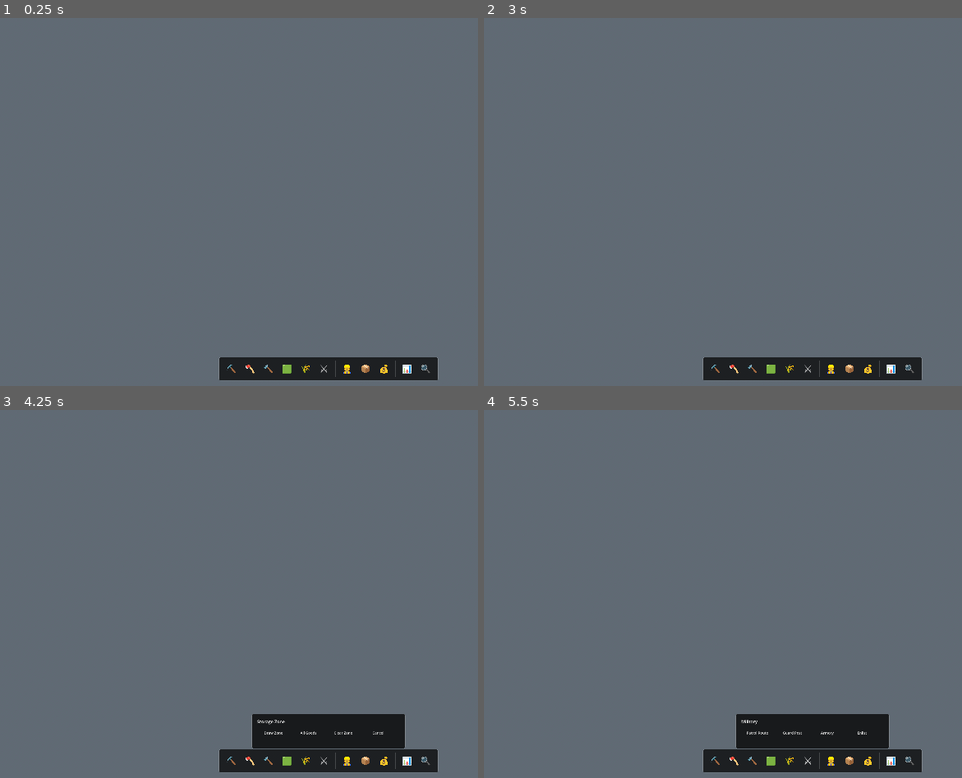
Above: before the commit, frames 1-4 (two rows, left to right).
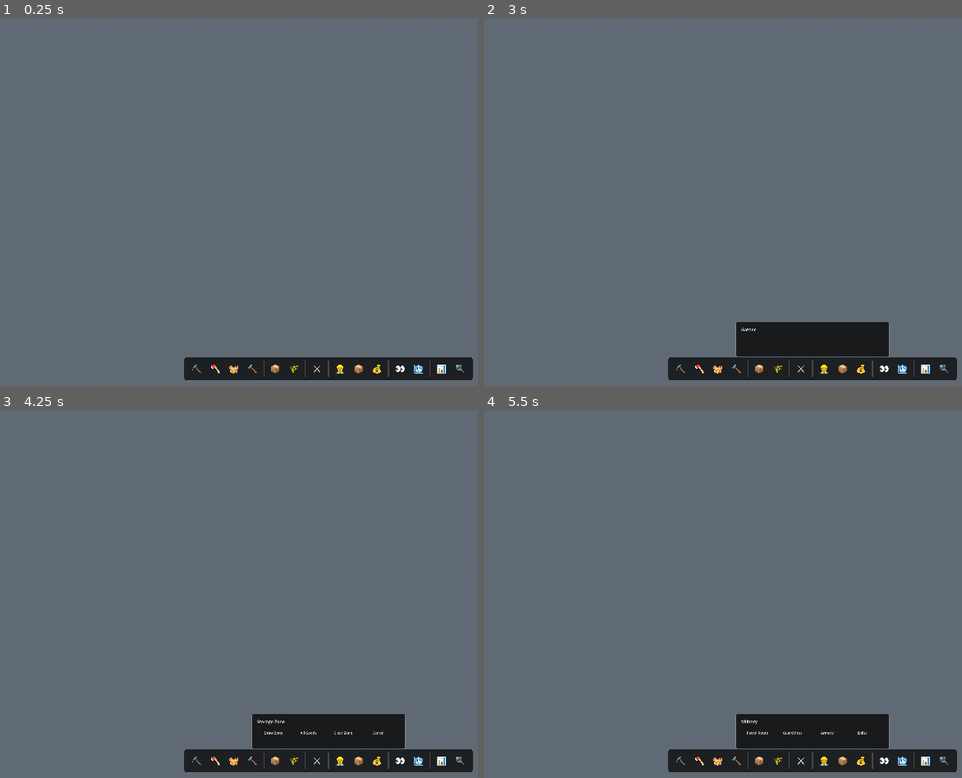
Above: after the commit, the same moments.

Repository: akadic10/Deepdraft
Game: Godot game, scene res://scenes/main/debug_world.tscn
Same seed, same stepped clock (60 frames per second), same inputs: the game is played once before the commit and once after it.
Inputs (mouse positions are in pixels of both pictures, inside the frame that each line leads up to):
- Up to frame 1 (0.25 s): no input
- Up to frame 2 (3 s): click "⛏️" at 0.5 s; click "🪓" at 1.25 s; click "🔨" at 2 s; click (718, 367) at 2.75 s, where only the run after the commit has a clickable "🧺"
- Up to frame 3 (4.25 s): click "🟩" (after the commit: "📦") at 3.5 s
- Up to frame 4 (5.5 s): click "🌾" at 4.25 s; click "⚔️" at 5 s

The runs differ from the first frame. In frame 1, 1.5% of the frame differs, in the area x 38-99%, y 92-99%; in frame 2, 4.5%, in the area x 38-99%, y 82-99%; in frame 3, 1.5%; in frame 4, 1.5%.

Commit message:
June2nd start

Diff:
--- a/data/ui/dock.json
+++ b/data/ui/dock.json
@@ -20,6 +20,14 @@
       "target": "chop"
     },
     {
+      "id": "gather",
+      "emoji": "🧺",
+      "label": "Gather",
+      "tooltip": "Designate things fo gathering",
+      "action": "open_panel",
+      "target": "gather"
+    },
+    {
       "id": "build",
       "emoji": "🔨",
       "label": "Build",
@@ -27,9 +35,10 @@
       "action": "open_panel",
       "target": "build"
     },
+    { "type": "separator" },
     {
       "id": "storage_zone",
-      "emoji": "🟩",
+      "emoji": "📦",
       "label": "Storage Zone",
       "tooltip": "Draw a rectangle to designate ground storage areas",
       "action": "open_panel",
@@ -43,6 +52,7 @@
       "action": "open_panel",
       "target": "farm"
     },
+    { "type": "separator" },
     {
       "id": "military",
       "emoji": "⚔️",
@@ -78,6 +88,23 @@
     },
     { "type": "separator" },
     {
+      "id": "slice",
+      "emoji": "👀",
+      "label": "Slice",
+      "tooltip": "Slice view",
+      "action": "toggle_window",
+      "target": "slice"
+    },
+    {
+      "id": "xray",
+      "emoji": "🩻",
+      "label": "X-Ray",
+      "tooltip": "xray view",
+      "action": "toggle_window",
+      "target": "xray"
+    },
+    { "type": "separator" },
+    {
       "id": "world_info",
       "emoji": "📊",
       "label": "World",
--- a/scripts/systems/WorldRenderer.gd
+++ b/scripts/systems/WorldRenderer.gd
@@ -52,11 +52,14 @@
 ## This doubles per-column generation cost across the whole world, so it stays
 ## off in normal runs. Validation has held at 0 mismatches / 1,048,576 columns.
 @export var overview_validate_block_ids: bool = false
-## Debug only. When true, _rebuild_overview_tile accumulates per-section timing
+## Debug only. When true, the overview tile build accumulates per-section timing
 ## (surface loop, side build, top merge, mesh creation) and prints the breakdown
 ## plus the single slowest tile when the full overview completes.
-## TEMPORARILY DEFAULTED TRUE for profiling - set back to false once measured.
-@export var overview_profile: bool = true
+@export var overview_profile: bool = false
+## When true, each frame's batch of overview tiles is built in parallel on a
+## WorkerThreadPool; the main thread only assigns the finished meshes. Set false
+## to fall back to the synchronous per-tile build (e.g. to isolate a problem).
+@export var overview_threaded: bool = true
 
 # ── Internal state ────────────────────────────────────────────────────────────
 
@@ -89,8 +92,17 @@
 var _overview_tile_stats: Dictionary = {}
 var _dirty_overview_tiles: Array[Vector2i] = []
 var _dirty_overview_tile_set: Dictionary = {}
-var _overview_tile_side_faces_working: int = 0
 var _visual_cut_blocks: Dictionary = {}
+# Immutable cut-block snapshot read by the overview build (incl. worker threads).
+# Set on the main thread before each drain so workers never read the live
+# _visual_cut_blocks while mining could mutate it.
+var _ovt_cut: Dictionary = {}
+# Group-task scratch for the threaded overview build (main thread sets these
+# before dispatch; workers read _ovt_batch/_ovt_season read-only and write their
+# own disjoint _ovt_results slot).
+var _ovt_batch: Array[Vector2i] = []
+var _ovt_results: Array = []
+var _ovt_season: String = ""
 # Per-section profiling accumulators (usec), only written when overview_profile.
 var _ovp_loop_usec: int = 0
 var _ovp_sides_usec: int = 0
@@ -959,8 +971,6 @@
 	if top_y <= bottom_y:
 		return
 
-	_overview_tile_side_faces_working += 1
-
 	var base := verts.size()
 	verts.append(Vector3(a.x, top_y, a.z))
 	verts.append(Vector3(b.x, top_y, b.z))
@@ -1249,39 +1259,70 @@
 
 
 func _drain_overview_tile_queue() -> void:
-	var built := 0
-	while _dirty_overview_tiles.size() > 0 and built < overview_tiles_per_frame:
+	if _dirty_overview_tiles.is_empty():
+		return
+	# Read-only-during-build state, set once on the main thread before any worker
+	# runs: side rock color, cut-block snapshot, and season.
+	_cache_overview_side_colors(WorldClock.season)
+	_ovt_cut = _visual_cut_blocks.duplicate()
+	_ovt_season = WorldClock.season
+
+	# Pull this frame's batch off the dirty queue.
+	var batch: Array[Vector2i] = []
+	while _dirty_overview_tiles.size() > 0 and batch.size() < overview_tiles_per_frame:
 		var key: Vector2i = _dirty_overview_tiles.pop_front()
 		_dirty_overview_tile_set.erase(key)
-		_rebuild_overview_tile(key)
-		built += 1
-	if built > 0:
-		_recompute_overview_stats()
-		_meshes_built += built
-
-
-func _rebuild_overview_tile(tile_key: Vector2i) -> void:
-	var t_start := Time.get_ticks_msec()
+		batch.append(key)
+	if batch.is_empty():
+		return
+
+	if overview_threaded and batch.size() > 1:
+		# Build all tiles in the batch in parallel; each worker writes only its own
+		# _ovt_results slot and reads only the read-only state above. The main thread
+		# blocks until the batch finishes (~batch_time / cores) then assigns meshes.
+		_ovt_batch = batch
+		_ovt_results = []
+		_ovt_results.resize(batch.size())
+		var task_id := WorkerThreadPool.add_group_task(
+			Callable(self, "_overview_build_worker"), batch.size(), -1, false, "overview_tiles")
+		WorkerThreadPool.wait_for_group_task_completion(task_id)
+		for i in range(batch.size()):
+			_assign_overview_tile(batch[i], _ovt_results[i])
+	else:
+		for key: Vector2i in batch:
+			_assign_overview_tile(key, _build_overview_tile_geometry(key, _ovt_season))
+
+	_recompute_overview_stats()
+	_meshes_built += batch.size()
+
+
+## WorkerThreadPool group-task body: builds one tile of the current batch into its
+## own results slot. Pure read of shared state (see _build_overview_tile_geometry).
+func _overview_build_worker(i: int) -> void:
+	_ovt_results[i] = _build_overview_tile_geometry(_ovt_batch[i], _ovt_season)
+
+
+# PURE geometry build for one overview tile. Reads only read-only state
+# (WorldGenerator maps/noise, BlockRegistry, _visual_cut_blocks, _overview_rock_color
+# which is set before the batch) and writes NO member variables, so it is safe to
+# run on a WorkerThreadPool task. Returns the mesh arrays + per-tile stats/timings,
+# or {} when the tile has no geometry. The main-thread wrapper creates the mesh.
+func _build_overview_tile_geometry(tile_key: Vector2i, season: String) -> Dictionary:
 	var step: int = OVERVIEW_STEP
+	var x0 := tile_key.x * OVERVIEW_TILE_SIZE
+	var z0 := tile_key.y * OVERVIEW_TILE_SIZE
+	if x0 < 0 or x0 >= WORLD_SIZE_X or z0 < 0 or z0 >= WORLD_SIZE_Z:
+		return {}
+	var x1 := mini(WORLD_SIZE_X, x0 + OVERVIEW_TILE_SIZE)
+	var z1 := mini(WORLD_SIZE_Z, z0 + OVERVIEW_TILE_SIZE)
+
 	var verts: PackedVector3Array = []
 	var norms: PackedVector3Array = []
 	var cols: PackedColorArray = []
 	var indices: PackedInt32Array = []
-	var season: String = WorldClock.season
-	_cache_overview_side_colors(season)
-	_overview_tile_side_faces_working = 0
-
 	var sample_cells: Dictionary = {}
-	var x0 := tile_key.x * OVERVIEW_TILE_SIZE
-	var z0 := tile_key.y * OVERVIEW_TILE_SIZE
-	var x1 := mini(WORLD_SIZE_X, x0 + OVERVIEW_TILE_SIZE)
-	var z1 := mini(WORLD_SIZE_Z, z0 + OVERVIEW_TILE_SIZE)
-	if x0 < 0 or x0 >= WORLD_SIZE_X or z0 < 0 or z0 >= WORLD_SIZE_Z:
-		return
-
 	var grid_w := ceili(float(x1 - x0) / float(step))
 	var grid_z := ceili(float(z1 - z0) / float(step))
-	var sampled_top_faces := 0
 	var validation_samples := 0
 	var validation_mismatches := 0
 	var prof := overview_profile
@@ -1296,9 +1337,7 @@
 				continue
 			var wy: int = surface["wy"]
 			var block_id: int = surface["block_id"]
-			# Debug-only cross-check. The drawn color comes from block_id below;
-			# this second full generation pass is pure validation and is off by
-			# default (see overview_validate_block_ids).
+			# Debug-only cross-check; off by default (see overview_validate_block_ids).
 			if overview_validate_block_ids:
 				var generated_id := WorldGenerator.get_generated_block_id(wx, wy, wz)
 				validation_samples += 1
@@ -1306,8 +1345,6 @@
 					validation_mismatches += 1
 
 			var color := BlockRegistry.get_color(block_id, season)
-			var block_def := BlockRegistry.get_def(BlockRegistry.get_key(block_id))
-			var block_kind: String = block_def.get("kind", "unknown")
 			var key := Vector2i(
 				int(floor(float(wx - x0) / float(step))),
 				int(floor(float(wz - z0) / float(step))))
@@ -1317,7 +1354,6 @@
 				"wy": wy,
 				"block_id": block_id,
 				"color": color,
-				"kind": block_kind,
 			}
 			if show_overview_sides:
 				if prof:
@@ -1330,27 +1366,50 @@
 	if prof:
 		t_loop_usec = (Time.get_ticks_usec() - t_loop0) - t_sides_usec
 
-	sampled_top_faces = sample_cells.size()
+	# Sides are the only geometry added in the loop above; each band is one quad
+	# (6 indices), so this counts side faces without a shared running counter.
+	var side_faces := indices.size() / 6
+	var sampled_top_faces := sample_cells.size()
 	var t_merge0 := Time.get_ticks_usec() if prof else 0
-	var merged_before := _overview_merged_top_faces
-	_add_greedy_overview_tops(sample_cells, grid_w, grid_z, step, verts, norms, cols, indices)
-	var merged_top_faces := _overview_merged_top_faces - merged_before
-	_overview_merged_top_faces = merged_before
+	var merged_top_faces := _add_greedy_overview_tops(sample_cells, grid_w, grid_z, step, verts, norms, cols, indices)
 	if prof:
 		t_merge_usec = Time.get_ticks_usec() - t_merge0
 
 	if verts.is_empty():
+		return {}
+
+	return {
+		"verts": verts,
+		"norms": norms,
+		"cols": cols,
+		"indices": indices,
+		"sampled_top_faces": sampled_top_faces,
+		"merged_top_faces": merged_top_faces,
+		"side_faces": side_faces,
+		"validation_samples": validation_samples,
+		"validation_mismatches": validation_mismatches,
+		"t_loop_usec": t_loop_usec,
+		"t_sides_usec": t_sides_usec,
+		"t_merge_usec": t_merge_usec,
+	}
+
+
+# Main-thread: take a (possibly worker-built) geometry result and create the mesh
+# + update bookkeeping. Only this part touches member state / the scene tree.
+func _assign_overview_tile(tile_key: Vector2i, result: Dictionary) -> void:
+	var t_start := Time.get_ticks_msec()
+	if result.is_empty():
 		_free_overview_tile_node(tile_key)
 		_overview_tile_stats.erase(tile_key)
 		return
 
-	var t_mesh0 := Time.get_ticks_usec() if prof else 0
+	var t_mesh0 := Time.get_ticks_usec() if overview_profile else 0
 	var arrays: Array = []
 	arrays.resize(Mesh.ARRAY_MAX)
-	arrays[Mesh.ARRAY_VERTEX] = verts
-	arrays[Mesh.ARRAY_NORMAL] = norms
-	arrays[Mesh.ARRAY_COLOR] = cols
-	arrays[Mesh.ARRAY_INDEX] = indices
+	arrays[Mesh.ARRAY_VERTEX] = result["verts"]
+	arrays[Mesh.ARRAY_NORMAL] = result["norms"]
+	arrays[Mesh.ARRAY_COLOR] = result["cols"]
+	arrays[Mesh.ARRAY_INDEX] = result["indices"]
 
 	var mesh := ArrayMesh.new()
 	mesh.add_surface_from_arrays(Mesh.PRIMITIVE_TRIANGLES, arrays)
@@ -1358,23 +1417,24 @@
 	var mi := _get_or_create_overview_tile_node(tile_key)
 	mi.mesh = mesh
 	mi.visible = true
-	if prof:
+
+	if overview_profile:
 		var t_mesh_usec := Time.get_ticks_usec() - t_mesh0
-		_ovp_loop_usec += t_loop_usec
-		_ovp_sides_usec += t_sides_usec
-		_ovp_merge_usec += t_merge_usec
+		_ovp_loop_usec += int(result["t_loop_usec"])
+		_ovp_sides_usec += int(result["t_sides_usec"])
+		_ovp_merge_usec += int(result["t_merge_usec"])
 		_ovp_mesh_usec += t_mesh_usec
 		_ovp_tiles += 1
-		var tile_total := t_loop_usec + t_sides_usec + t_merge_usec + t_mesh_usec
+		var tile_total := int(result["t_loop_usec"]) + int(result["t_sides_usec"]) + int(result["t_merge_usec"]) + t_mesh_usec
 		if tile_total > _ovp_max_tile_usec:
 			_ovp_max_tile_usec = tile_total
 			_ovp_max_tile_key = tile_key
 			_ovp_max_breakdown = {
-				"loop_us": t_loop_usec,
-				"sides_us": t_sides_usec,
-				"merge_us": t_merge_usec,
+				"loop_us": int(result["t_loop_usec"]),
+				"sides_us": int(result["t_sides_usec"]),
+				"merge_us": int(result["t_merge_usec"]),
 				"mesh_us": t_mesh_usec,
-				"verts": verts.size(),
+				"verts": (result["verts"] as PackedVector3Array).size(),
 			}
 	if _first_visible_mesh_msec == 0:
 		_first_visible_mesh_msec = Time.get_ticks_msec()
@@ -1383,11 +1443,11 @@
 			str(tile_key),
 		])
 	_overview_tile_stats[tile_key] = {
-		"sampled_top_faces": sampled_top_faces,
-		"merged_top_faces": merged_top_faces,
-		"side_faces": _overview_tile_side_faces_working,
-		"validation_samples": validation_samples,
-		"validation_mismatches": validation_mismatches,
+		"sampled_top_faces": int(result["sampled_top_faces"]),
+		"merged_top_faces": int(result["merged_top_faces"]),
+		"side_faces": int(result["side_faces"]),
+		"validation_samples": int(result["validation_samples"]),
+		"validation_mismatches": int(result["validation_mismatches"]),
 	}
 	var elapsed := Time.get_ticks_msec() - t_start
 	_overview_build_count += 1
@@ -1403,8 +1463,9 @@
 		verts: PackedVector3Array,
 		norms: PackedVector3Array,
 		cols: PackedColorArray,
-		indices: PackedInt32Array) -> void:
-
+		indices: PackedInt32Array) -> int:
+
+	var merged := 0
 	var visited: Dictionary = {}
 	for gx in range(grid_w):
 		for gz in range(grid_z):
@@ -1450,7 +1511,8 @@
 				indices,
 				size_x,
 				size_z)
-			_overview_merged_top_faces += 1
+			merged += 1
+	return merged
 
 
 func _overview_top_cells_merge(a: Dictionary, b: Dictionary) -> bool:
@@ -1592,7 +1654,7 @@
 	var wy := WorldGenerator.get_overview_surface_height(wx, wz)
 	if wy < 0 or wy > slice_y:
 		return edge_y
-	while wy >= 0 and _visual_cut_blocks.has(Vector3i(wx, wy, wz)):
+	while wy >= 0 and _ovt_cut.has(Vector3i(wx, wy, wz)):
 		wy -= 1
 	if wy < 0:
 		return edge_y
@@ -1603,7 +1665,7 @@
 	var wy := WorldGenerator.get_visible_surface_y(wx, wz)
 	if wy < 0 or wy > slice_y:
 		return {}
-	while wy >= 0 and _visual_cut_blocks.has(Vector3i(wx, wy, wz)):
+	while wy >= 0 and _ovt_cut.has(Vector3i(wx, wy, wz)):
 		wy -= 1
 	if wy < 0:
 		return {}
Not shown, added: export_presets.cfg
Not shown, changed: .gitignore
Not shown, changed: docs/00_dev_roadmap/07_performance_tuning.md
